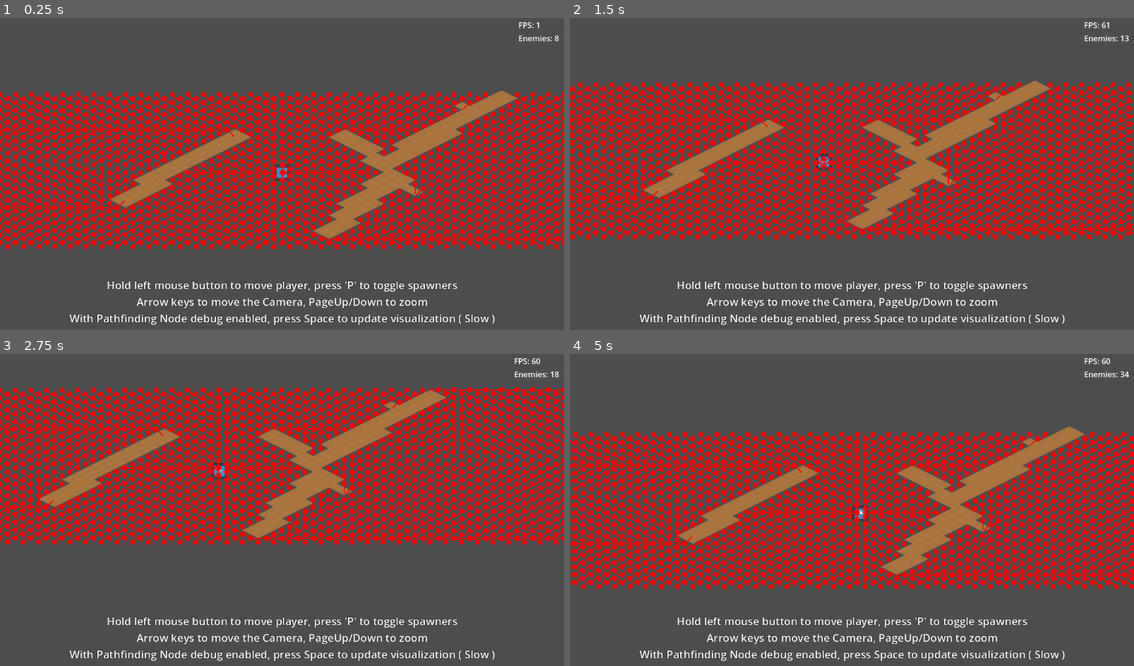
Above: before the commit, frames 1-4 (two rows, left to right).
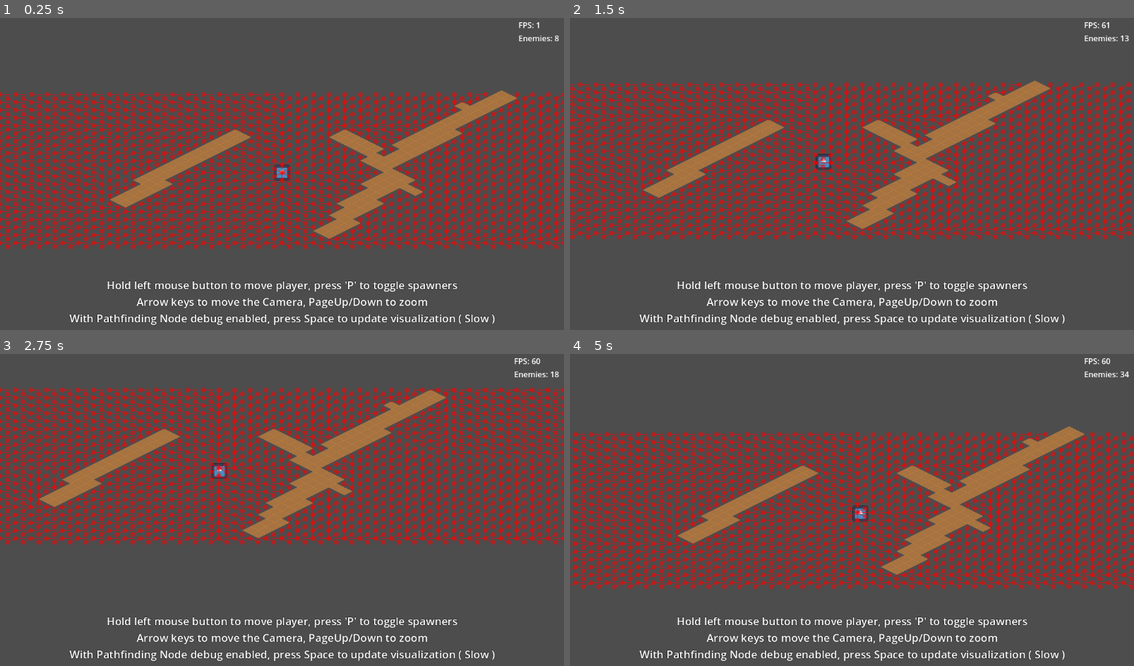
Above: after the commit, the same moments.

Repository: Griiimon/Manymies
Game: Godot game, scene res://main_large_level.tscn
Same seed, same stepped clock (60 frames per second), same inputs: the game is played once before the commit and once after it. The engine's default icon, where the game draws it, is replaced by a stand-in: a white triangle on a blue panel in a dark square.
Inputs (mouse positions are in pixels of both pictures, inside the frame that each line leads up to):
- Up to frame 1 (0.25 s): no input
- Up to frame 2 (1.5 s): tap P (pause_spawner) at 0.5, 1.25 s; move the mouse to (976, 155) at 0.52 s; hold Right (ui_right) 0.53-1.28 s; click (976, 155) at 0.67 s; tap Space (ui_select) at 0.77 s; move the mouse to (739, 189) at 1.27 s; hold Down (ui_down) from 1.28 s (still down)
- Up to frame 3 (2.75 s): tap Space (ui_select) at 1.52 s; tap P (pause_spawner) at 2 s; move the mouse to (338, 438) at 2.02 s; release Down (ui_down) at 2.03 s; hold Right (ui_right) from 2.03 s (still down)
- Up to frame 4 (5 s): tap P (pause_spawner) at 2.75, 3.5, 4.25 s; move the mouse to (823, 572) at 2.77 s; release Right (ui_right) at 2.78 s; hold Up (ui_up) 2.78-3.53 s; click (823, 572) at 2.92 s; tap Space (ui_select) at 3.02, 3.77, 4.52 s; move the mouse to (1021, 556) at 3.52 s; hold Left (ui_left) from 3.53 s (still down); move the mouse to (682, 460) at 4.27 s

The runs differ from the first frame. In frame 1, 25% of the frame differs, in the area x 0-100%, y 23-75%; in frame 2, 25%; in frame 3, 25%; in frame 4, 25%.

Commit message:
use TileMapLayer.get_neighbor_cell()

Diff:
--- a/solutions/direction_flowfield.gd
+++ b/solutions/direction_flowfield.gd
@@ -14,13 +14,12 @@
 		# find the lowest valued neighbor to each flow field point and set it as the
 		# preferred direction from there
 		var lowest:= 999999.9
-		for x in range(-1, 2):
-			for y in range(-1, 2):
-				if x == 0 or y == 0 or allow_diagonals:
-					var neighbor: Vector2i= key + Vector2i(x, y)
-					if field.has(neighbor) and field[neighbor] < lowest:
-						lowest= field[neighbor]
-						cached_directions[key]= Vector2(neighbor - key).normalized()
+		for neighbor_type in [ TileSet.CELL_NEIGHBOR_RIGHT_CORNER, TileSet.CELL_NEIGHBOR_BOTTOM_RIGHT_SIDE, TileSet.CELL_NEIGHBOR_BOTTOM_CORNER, TileSet.CELL_NEIGHBOR_BOTTOM_LEFT_SIDE, TileSet.CELL_NEIGHBOR_LEFT_CORNER, TileSet.CELL_NEIGHBOR_TOP_LEFT_SIDE, TileSet.CELL_NEIGHBOR_TOP_CORNER, TileSet.CELL_NEIGHBOR_TOP_RIGHT_SIDE ]:
+			var neighbor: Vector2i= tile_map.get_neighbor_cell(key, neighbor_type)
+			if field.has(neighbor) and field[neighbor] < lowest:
+				lowest= field[neighbor]
+				#cached_directions[key]= Vector2(neighbor - key).normalized()
+				cached_directions[key]= Vector2(Global.pathfinder.tile_map.map_to_local(neighbor) - Global.pathfinder.tile_map.map_to_local(key)).normalized()
 
 
 func get_direction(from: Vector2)-> Vector2:
@@ -31,11 +30,13 @@
 
 
 func debug_draw(canvas: CanvasItem, tile_map: TileMapLayer, color: Color):
+	var color_a= color
+	color_a.a= 0.5
 	for key: Vector2i in cached_directions:
 		var center:= tile_map.map_to_local(key)
 		var dir: Vector2= get_direction(center)
 
-		canvas.draw_circle(center, 5, color, true)
-		canvas.draw_line(center, center + dir * 20, color, 2)
+		canvas.draw_circle(center, 5, color_a, true)
+		canvas.draw_line(center, center + dir * 20, color_a, 2)
 
 	#super(canvas, tile_map, color)
--- a/solutions/flowfield.gd
+++ b/solutions/flowfield.gd
@@ -36,22 +36,20 @@
 		# that are inside the rect, arent part of the flow field yet and arent an obstacle
 
 		var active_point: Vector2i= active_points[0]
-		for x in range(-1, 2):
-			for y in range(-1, 2):
-				if x == 0 and y == 0: continue
-				if x == 0 or y == 0 or allow_diagonals:
-					var point:= Vector2i(x, y)
-					point+= active_points[0]
-					if rect.has_point(point):
-						if tile_map.get_cell_source_id(point) == -1:
-							if not field.has(point):
-								active_points.append(point)
-								# the new point has a value of the current point + 1
-								field[point]= field[active_point] + sqrt(abs(x) + abs(y))
-							else:
-								# if this point is already part of the flow field choose
-								# the lowest value
-								field[point]= min(field[point], field[active_point] + sqrt(abs(x) + abs(y)))
+		for neighbor in [ TileSet.CELL_NEIGHBOR_RIGHT_CORNER, TileSet.CELL_NEIGHBOR_BOTTOM_RIGHT_SIDE, TileSet.CELL_NEIGHBOR_BOTTOM_CORNER, TileSet.CELL_NEIGHBOR_BOTTOM_LEFT_SIDE, TileSet.CELL_NEIGHBOR_LEFT_CORNER, TileSet.CELL_NEIGHBOR_TOP_LEFT_SIDE, TileSet.CELL_NEIGHBOR_TOP_CORNER, TileSet.CELL_NEIGHBOR_TOP_RIGHT_SIDE ]:
+			var point: Vector2i= tile_map.get_neighbor_cell(active_point, neighbor)
+
+			if rect.has_point(point):
+				if tile_map.get_cell_source_id(point) == -1:
+					var diagonal: bool= not (neighbor in [ TileSet.CELL_NEIGHBOR_RIGHT_CORNER, TileSet.CELL_NEIGHBOR_BOTTOM_CORNER, TileSet.CELL_NEIGHBOR_LEFT_CORNER, TileSet.CELL_NEIGHBOR_TOP_CORNER ])
+					if not field.has(point):
+						active_points.append(point)
+						# the new point has a value of the current point + 1
+						field[point]= field[active_point] + (1.4 if diagonal else 1.0)
+					else:
+						# if this point is already part of the flow field choose
+						# the lowest value
+						field[point]= min(field[point], field[active_point] + (1.4 if diagonal else 1.0))
 
 		# remove this point from the active points list
 		active_points.remove_at(0)
